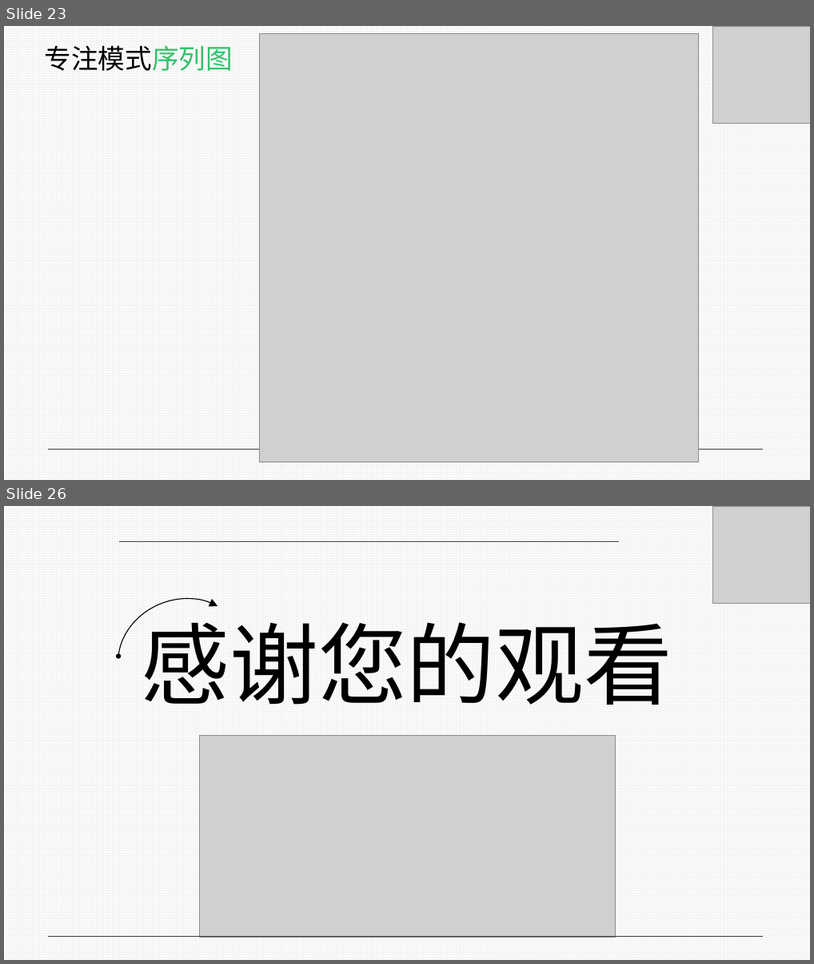
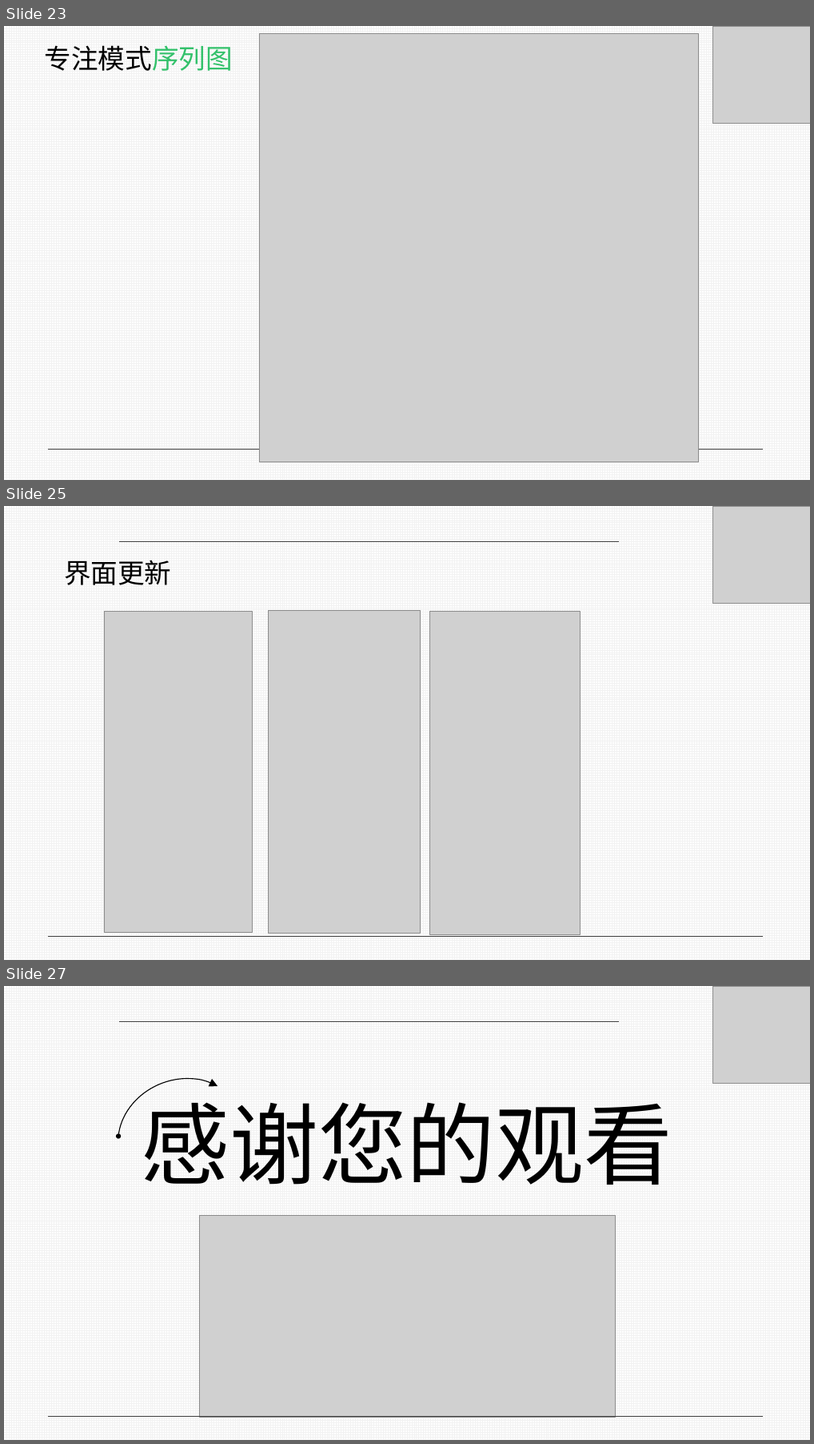
Before and after one commit to luxingzhi27/Tongji_SAD_2023_project, a slide deck: assignment3/期末展示.pptx. Shown one above the other, each under a label of ours: slides 23 and 26 before the commit, slides 23, 25 and 27 after it; the slides between them are not shown. The pictures are 814x964 and 814x1444 pixels, drawn with LibreOffice and Linux fonts; fonts in the diff are those of the drawing; grey boxes stand for pictures. Boxes give left, top, right and bottom in pixels: in the first picture for what was removed or moved away, otherwise in the second. Text is boxed around its words. In the diff, an @@ line names an element or a change of style, - is before the commit and + after.

```diff
--- a/assignment3/期末展示.pptx
+++ b/assignment3/期末展示.pptx
@@ slide 25 added at [4,506,810,960], background pattern #F2F2F2 on #FFFFFF @@
@@ picture added at [714,506,810,604] @@
@@ line added from (119, 542) to (619, 542), #404040 0.5 pt @@
@@ text added at [64,560,171,585], 32 pt, text #000000 @@
+界面更新
@@ picture added at [104,612,253,932] @@
@@ picture added at [268,611,420,933] @@
@@ picture added at [430,611,580,934] @@
@@ line added from (47, 936) to (763, 936), #404040 1.5 pt @@
@@ what was slide 26 is now slide 27 @@
```
Also in this commit, not shown: 3 slides changed.
